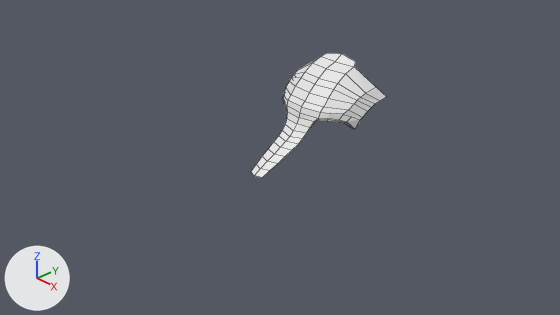
Renders of the Blender file fox.blend from each side of a commit.
Camera for both pictures: the file's camera 'Camera'. Arrows for +X, +Y and +Z are at lower left; the lights stay in place. Mesh edges are drawn as thin lines.
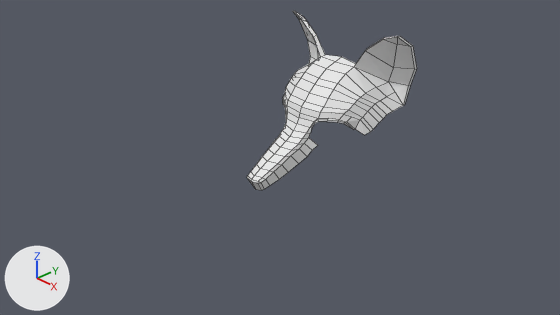
Commit message: Added ears

Changed parts and their boxes [x1, y1, x2, y2] in the pictures (560 x 315 px):
'Plane', reshaped (25% wider, 44% taller): before [251, 53, 387, 177]; after [247, 11, 417, 190]
part 1 of me_plane, built on: before [283, 53, 356, 129]; after [247, 11, 417, 190]

The edits, one by one:
me_plane is used by ob_plane; location (0.17, 0.0, 1.77); rotation (1.571, 0.0, 0.0), in degrees (90, 0, 0); scale (0.204, 0.131, 0.131).
me_plane had 71 vertices, 43 faces, 3 loose edges and spanned x -0.8..4.3, y -12.9..0.9, z -17.4..0.8.
me_plane now has 125 vertices, 91 faces, 5 loose edges and spans x -0.8..6.1, y -15.1..5.6, z -20.5..1.4.
Part 1, on me_plane:
9 vertices in x 0.8..3.7, y -7.4..-5.9, z -11.8..-7.9 move by (0.0, 0.0, 0.1).
7 vertices move from x -0.8..3.1, y -6.6..0.9, z -16.6..-8.3 to x -0.8..3.1, y -6.6..0.5, z -16.6..-8.1.
54 vertices are added at x -0.8..6.1, y -15.1..5.6, z -20.5..1.4.
2 loose edges are added.
48 new faces join them.
